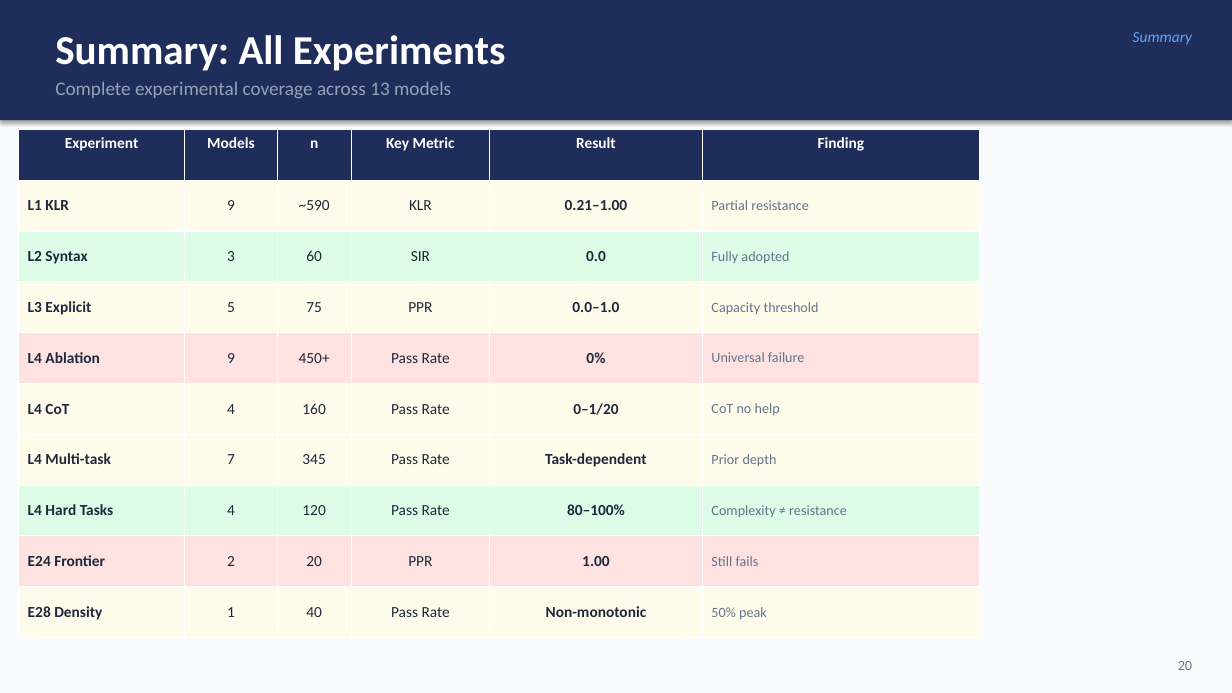
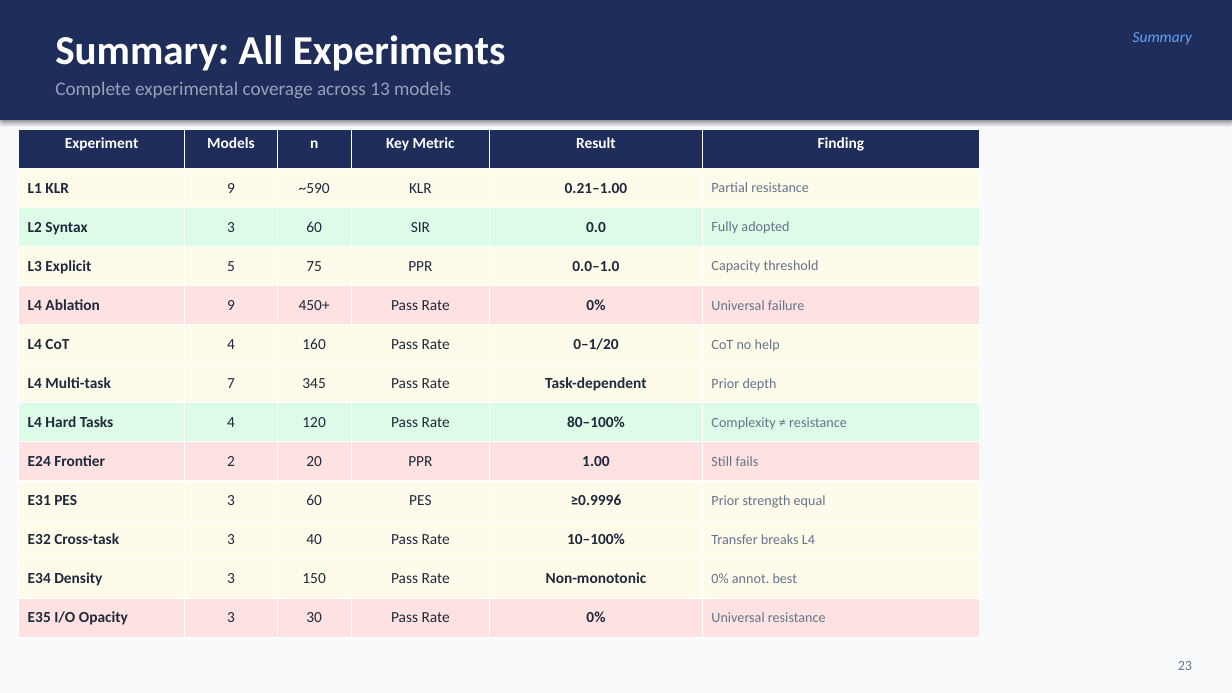
Before and after one commit to Jaeyeong-CHOI/cse307-open-project, a slide deck: slide 23 of presentation/research-slides-v2.pptx (slide 20 before the commit). Drawn at 1232x693 pixels with LibreOffice and Linux fonts; fonts in the diff are those of the drawing. Boxes give left, top, right and bottom in pixels: in the first picture for what was removed or moved away, otherwise in the second. Text is boxed around its words. In the diff, an @@ line names an element or a change of style, - is before the commit and + after.

```diff
--- a/presentation/research-slides-v2.pptx
+++ b/presentation/research-slides-v2.pptx
@@ table at [18,129,980,638] @@
-row 10: E28 Density | 1 | 40 | Pass Rate | Non-monotonic | 50% peak
+row 10: E31 PES | 3 | 60 | PES | ≥0.9996 | Prior strength equal
+row 11: E32 Cross-task | 3 | 40 | Pass Rate | 10–100% | Transfer breaks L4
+row 12: E34 Density | 3 | 150 | Pass Rate | Non-monotonic | 0% annot. best
+row 13: E35 I/O Opacity | 3 | 30 | Pass Rate | 0% | Universal resistance
@@ text at [1178,661,1192,670]: text changed @@
-20
+23
```
Also in this commit, not shown: 8 other slides changed, 3 slides added, 1 other file.
